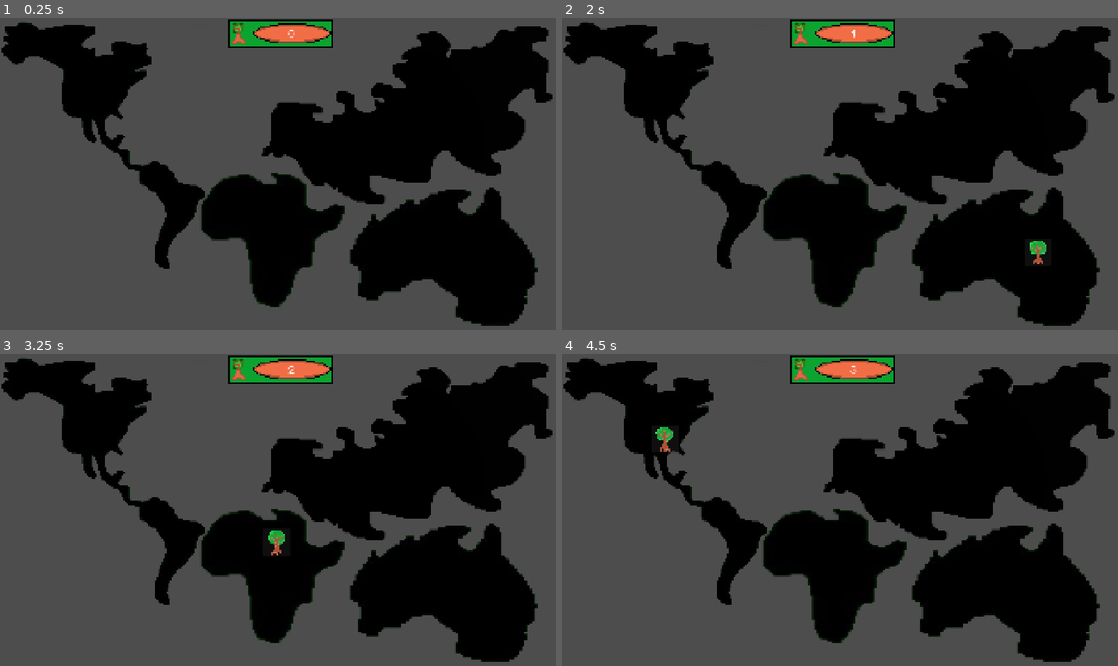
Above: before the commit, frames 1-4 (two rows, left to right).
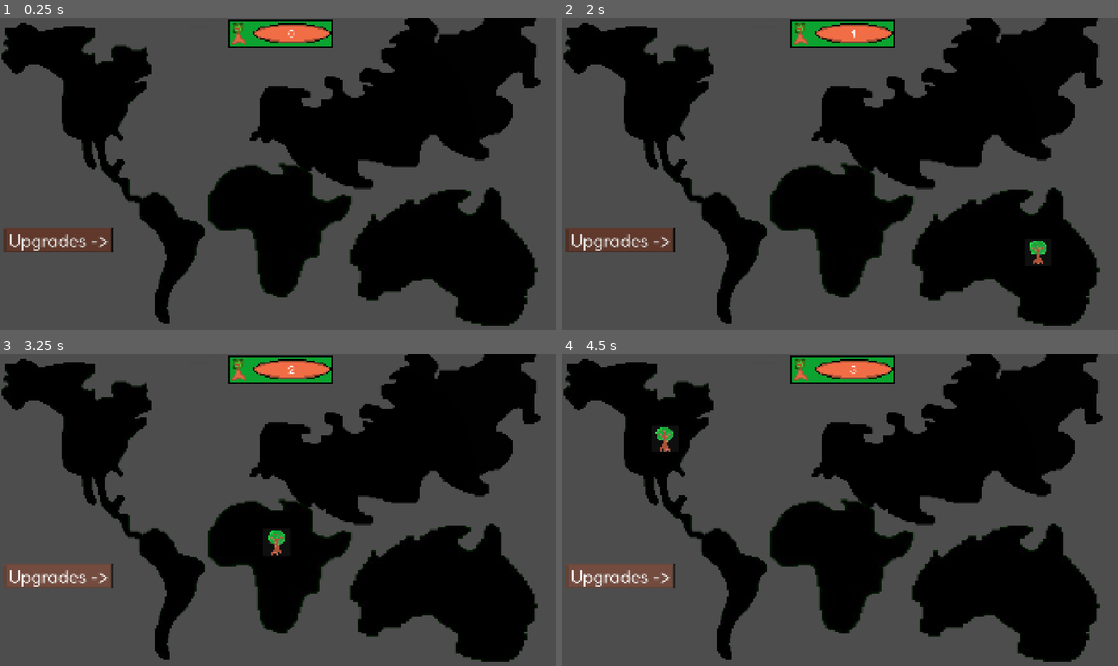
Above: after the commit, the same moments.

Repository: razsgriz/NatureStrikesBack
Game: Godot game, scene res://main.tscn
Two runs of this game, one before a commit and one after it. Both use one fixed random seed, a clock stepped at 60 frames per second and the inputs below.
Inputs (mouse positions are in pixels of both pictures, inside the frame that each line leads up to):
- Up to frame 1 (0.25 s): no input
- Up to frame 2 (2 s): click (617, 239) at 0.5 s, where only the run after the commit has a clickable "Upgrades ->"; click (817, 214) at 1.25 s
- Up to frame 3 (3.25 s): click (478, 588) at 2 s; click (55, 575) at 2.75 s, where only the run after the commit has a clickable "Upgrades ->"
- Up to frame 4 (4.5 s): click (840, 541) at 3.5 s; click (617, 575) at 4.25 s, where only the run after the commit has a clickable "Upgrades ->"

The runs differ from the first frame. In frame 1, 15% of the frame differs, in the area x 0-100%, y 0-98%; in frame 2, 15%; in frame 3, 15%; in frame 4, 15%.

Commit message:
Added blueprint for the natural disasters menu

Diff:
--- a/main.tscn
+++ b/main.tscn
@@ -48,17 +48,17 @@
 autostart = true
 
 [node name="Eurasia" type="Sprite2D" parent="." unique_id=1968136900]
-position = Vector2(479, -189)
+position = Vector2(438.00003, -242)
 scale = Vector2(1.9248749, 1.7738096)
 texture = ExtResource("4_7mycd")
 
 [node name="Americas" type="Sprite2D" parent="." unique_id=997143134]
-position = Vector2(-596.00006, -98.124954)
-scale = Vector2(1.2244225, 1.1530542)
+position = Vector2(-596.00006, -3.124977)
+scale = Vector2(1.2244225, 1.4053782)
 texture = ExtResource("5_272bh")
 
 [node name="Africa" type="Sprite2D" parent="." unique_id=456698430]
-position = Vector2(-20, 226.99998)
+position = Vector2(5, 194)
 scale = Vector2(3.697842, 3.1315792)
 texture = ExtResource("6_5vw27")
 
--- /dev/null
+++ b/naturaldisastersmenu.gd
@@ -0,0 +1 @@
+extends Node2D
--- /dev/null
+++ b/naturaldisastersmenu.tscn
@@ -0,0 +1,19 @@
+[gd_scene format=3 uid="uid://dec17wqlpg1or"]
+
+[ext_resource type="Script" uid="uid://b55q2my8ycwcm" path="res://naturaldisastersmenu.gd" id="1_7jkwk"]
+[ext_resource type="Texture2D" uid="uid://vbkb36rt61qa" path="res://assets/upgrades menu.jpg" id="1_cgyn4"]
+
+[node name="naturaldisastersmenu" type="Node2D" unique_id=1231378744]
+script = ExtResource("1_7jkwk")
+
+[node name="Sprite2D" type="Sprite2D" parent="." unique_id=482935123]
+texture = ExtResource("1_cgyn4")
+
+[node name="Label" type="Label" parent="." unique_id=1764641209]
+offset_left = -233.0
+offset_top = -397.0
+offset_right = 230.0
+offset_bottom = -326.0
+theme_override_font_sizes/font_size = 35
+text = "NATURAL DISASTERS MENU"
+horizontal_alignment = 1
--- a/toggleupgrademenu.tscn
+++ b/toggleupgrademenu.tscn
@@ -7,13 +7,16 @@
 scale = Vector2(0.75, 0.75)
 
 [node name="Sprite2D" type="Sprite2D" parent="." unique_id=1418525075]
-position = Vector2(926, 288)
+position = Vector2(262.08334, 77.25001)
+scale = Vector2(0.27559555, 0.21799628)
 texture = ExtResource("1_vgdml")
 
 [node name="Button" type="Button" parent="." unique_id=577515391]
-offset_right = 1841.0
-offset_bottom = 547.0
-theme_override_font_sizes/font_size = 200
+offset_left = 12.0
+offset_top = 22.666668
+offset_right = 516.0
+offset_bottom = 134.66669
+theme_override_font_sizes/font_size = 82
 text = "Upgrades ->"
 script = ExtResource("2_rungn")
 
--- a/ui.tscn
+++ b/ui.tscn
@@ -5,6 +5,7 @@
 [ext_resource type="FontFile" uid="uid://dyny3rurijsno" path="res://assets/fonts/Fredoka-Regular.ttf" id="3_ibotj"]
 [ext_resource type="Script" uid="uid://12ig67s2ya4x" path="res://tree_amount.gd" id="3_mx0kw"]
 [ext_resource type="AudioStream" uid="uid://c4jri6c67h7g2" path="res://assets/audio/MeanGreen.wav" id="5_ibotj"]
+[ext_resource type="PackedScene" uid="uid://1a3s0ltctbqc" path="res://toggleupgrademenu.tscn" id="6_n5ude"]
 
 [node name="ui" type="CanvasLayer" unique_id=1690332116]
 follow_viewport_enabled = true
@@ -33,3 +34,6 @@
 
 [node name="AudioStreamPlayer" type="AudioStreamPlayer" parent="." unique_id=435289718]
 stream = ExtResource("5_ibotj")
+
+[node name="Node2D" parent="." unique_id=1345687132 instance=ExtResource("6_n5ude")]
+position = Vector2(-957, 169)
Not shown, added: naturaldisastersmenu.gd.uid
